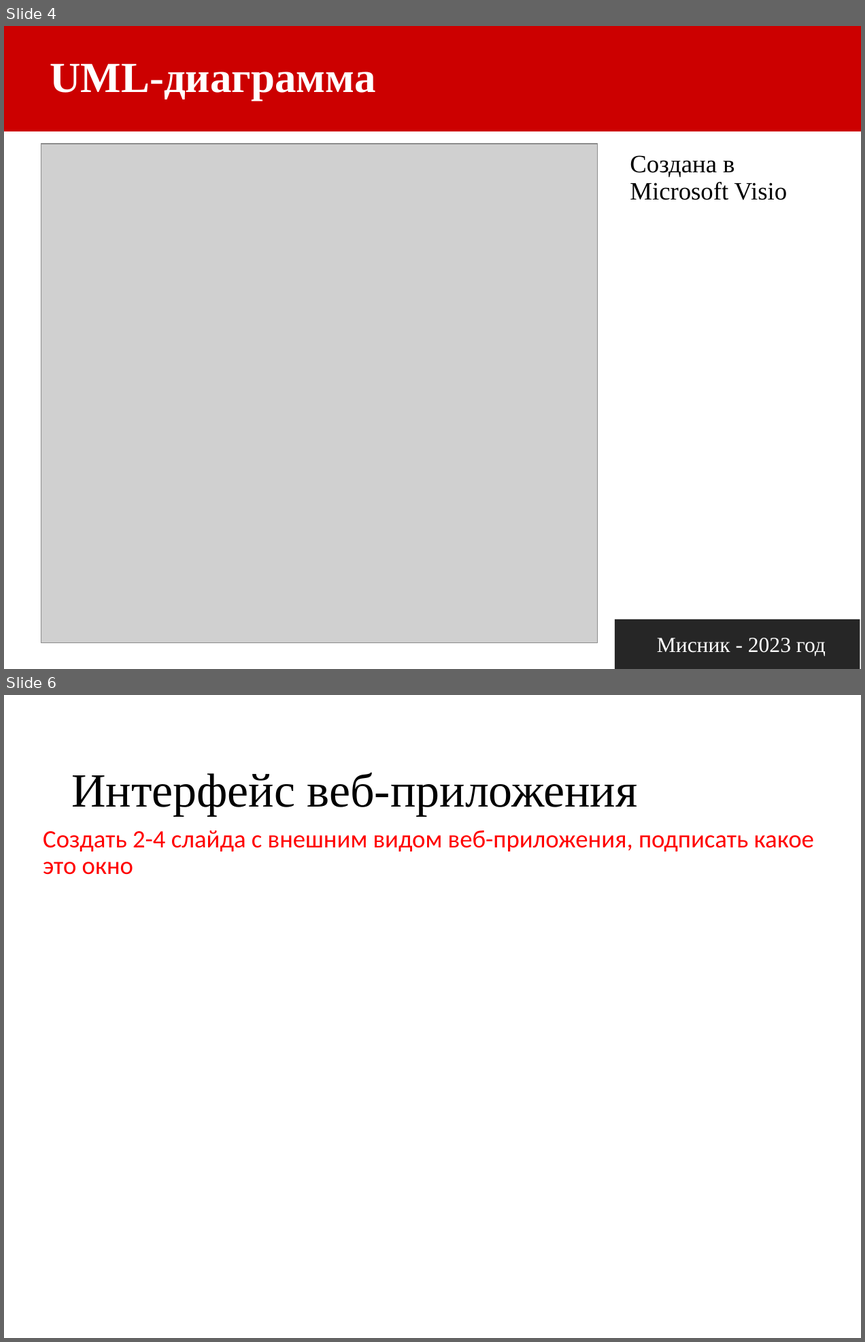
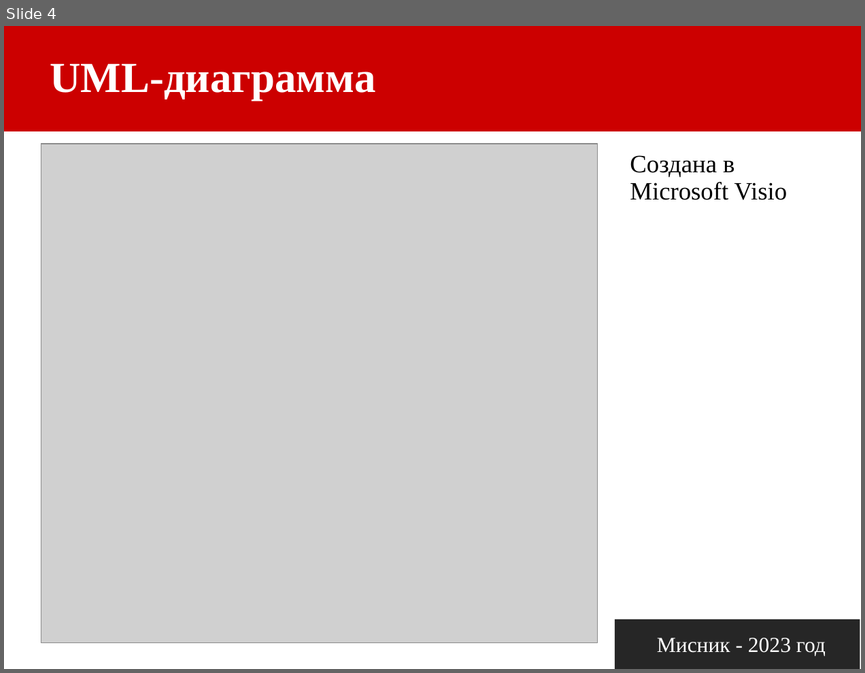
Before and after one commit to kyvshinka2/english-, a slide deck: Защита курсовой.pptx. Shown one above the other, each under a label of ours: slides 4 and 6 before the commit, slide 4 after it; the slides between them are not shown. The pictures are 865x1342 and 865x673 pixels, drawn with LibreOffice and Linux fonts; fonts in the diff are those of the drawing; grey boxes stand for pictures. Boxes give left, top, right and bottom in pixels: in the first picture for what was removed or moved away, otherwise in the second. Text is boxed around its words. In the diff, an @@ line names an element or a change of style, - is before the commit and + after.

```diff
--- a/Защита курсовой.pptx
+++ b/Защита курсовой.pptx
@@ slide 6 removed at (4,695,861,1338), background #FFFFFF @@
@@ title removed at (71,773,638,815) @@
-Интерфейс веб-приложения
@@ text removed at (43,830,814,875) @@
-Создать 2-4 слайда с внешним видом веб-приложения, подписать какое это окно
```
Also in this commit, not shown: 3 slides changed, 5 slides added, 2 other slides removed, 2 other files.
